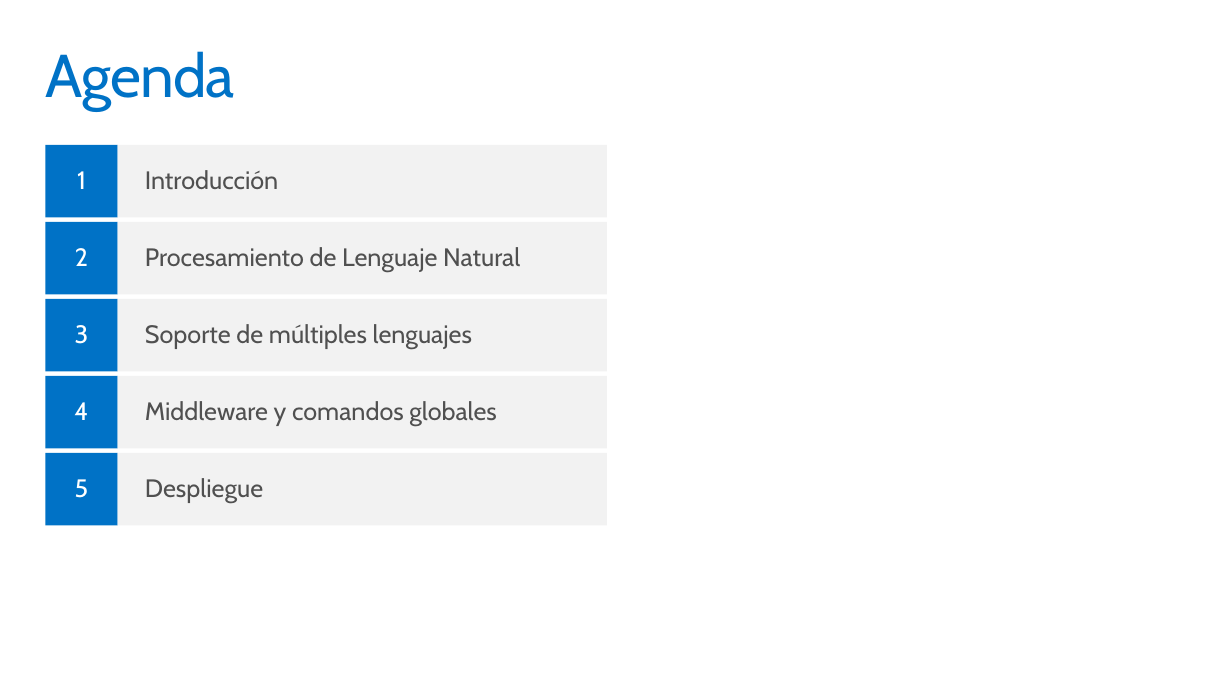
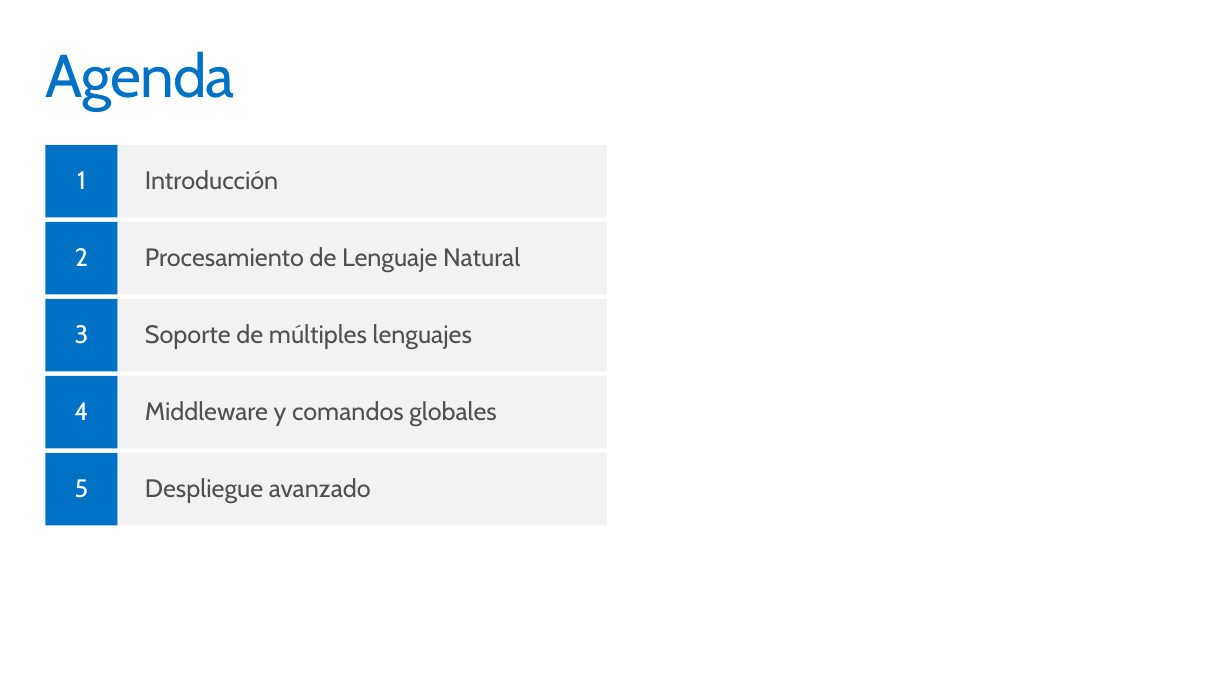
Before and after one commit to gespinosa1986/bot-framework-tutorial, a slide deck: slide 3 of 1. Introducción a Microsoft Bot Framework/Desarrollo avanzado de Bots con Microsoft Bot Framework y Node.js.pptx. Drawn at 1232x693 pixels with LibreOffice and Linux fonts; fonts in the diff are those of the drawing; background and template pictures are left out. Boxes give left, top, right and bottom in pixels: in the first picture for what was removed or moved away, otherwise in the second. Text is boxed around its words. In the diff, an @@ line names an element or a change of style, - is before the commit and + after.

```diff
--- a/1. Introducción a Microsoft Bot Framework/Desarrollo avanzado de Bots con Microsoft Bot Framework y Node.js.pptx
+++ b/1. Introducción a Microsoft Bot Framework/Desarrollo avanzado de Bots con Microsoft Bot Framework y Node.js.pptx
@@ text in rectangle at [145,478,371,503]: text changed @@
-Despliegue
+Despliegue avanzado
```
Also in this commit, not shown: 2 other slides changed, 5 slides added, 21 slides removed, 4 other files.
